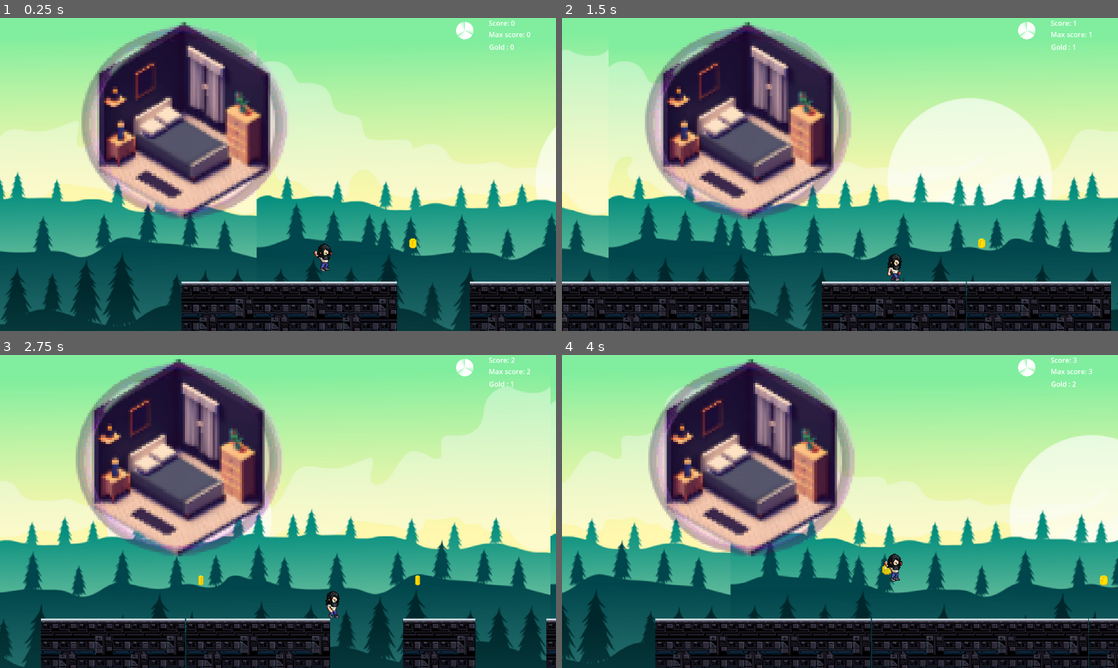
Above: before the commit, frames 1-4 (two rows, left to right).
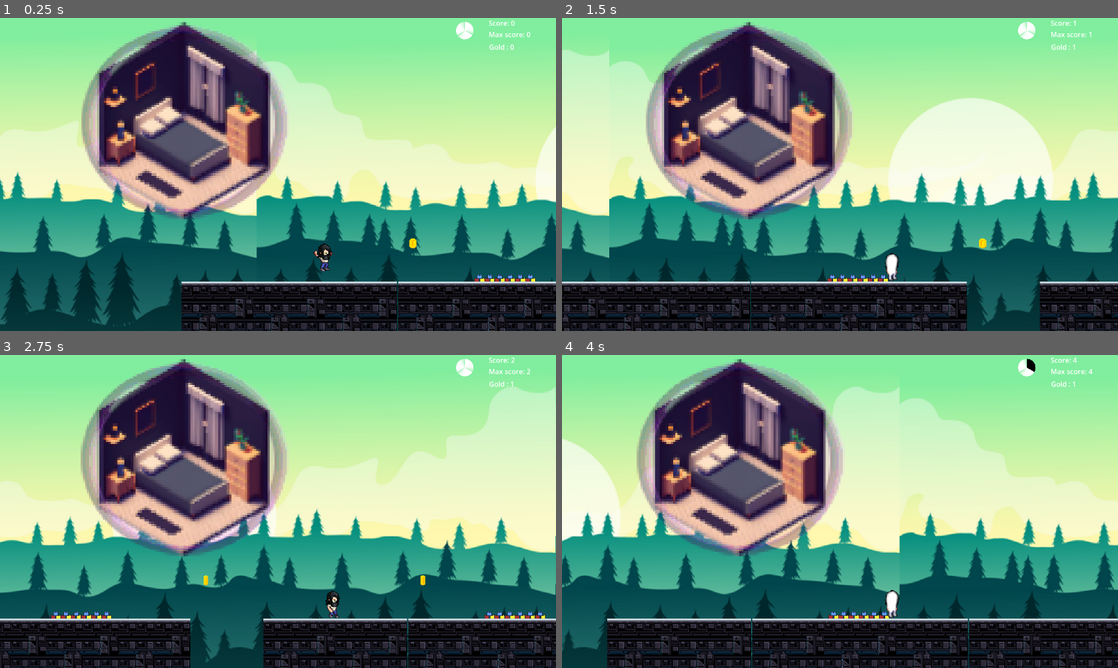
Above: after the commit, the same moments.

Repository: Narrop/Jame-Gam-17
Game: Godot game, scene res://Game.tscn
Two runs of this game, one before a commit and one after it. Both use one fixed random seed, a clock stepped at 60 frames per second and the inputs below. The engine's default icon, where the game draws it, is replaced by a stand-in: a white triangle on a blue panel in a dark square.
Inputs:
- Up to frame 1 (0.25 s): no input
- Up to frame 2 (1.5 s): tap Enter (ui_accept) at 0.5, 0.77 s; hold Right (ui_right) from 0.53 s (still down)
- Up to frame 3 (2.75 s): tap Enter (ui_accept) at 1.52 s; release Right (ui_right) at 2.03 s; hold Left (ui_left) from 2.03 s (still down)
- Up to frame 4 (4 s): release Left (ui_left) at 2.78 s; hold Right (ui_right) from 2.78 s (still down); tap Enter (ui_accept) at 3.02, 3.77 s

The runs differ from the first frame. In frame 1, 2.2% of the frame differs, in the area x 71-98%, y 82-100%; in frame 2, 11%; in frame 3, 26%; in frame 4, 45%, in the area x 0-100%, y 0-100%.

Commit message:
Update SpawnGround.gd

Diff:
--- a/Scenes/Levels/SpawnGround.gd
+++ b/Scenes/Levels/SpawnGround.gd
@@ -13,7 +13,8 @@
 	preload("res://Scenes/Levels/Grounds/Ground2.tscn"),
 	preload("res://Scenes/Levels/Grounds/Ground3.tscn"),
 	preload("res://Scenes/Levels/Grounds/Ground4.tscn"),
-	preload("res://Scenes/Levels/Grounds/Ground5.tscn")
+	preload("res://Scenes/Levels/Grounds/Ground5.tscn"),
+	preload("res://Scenes/Levels/Grounds/Ground6.tscn")
 ]
 
 var coin = preload("res://Scenes/Levels/Coin.tscn")
